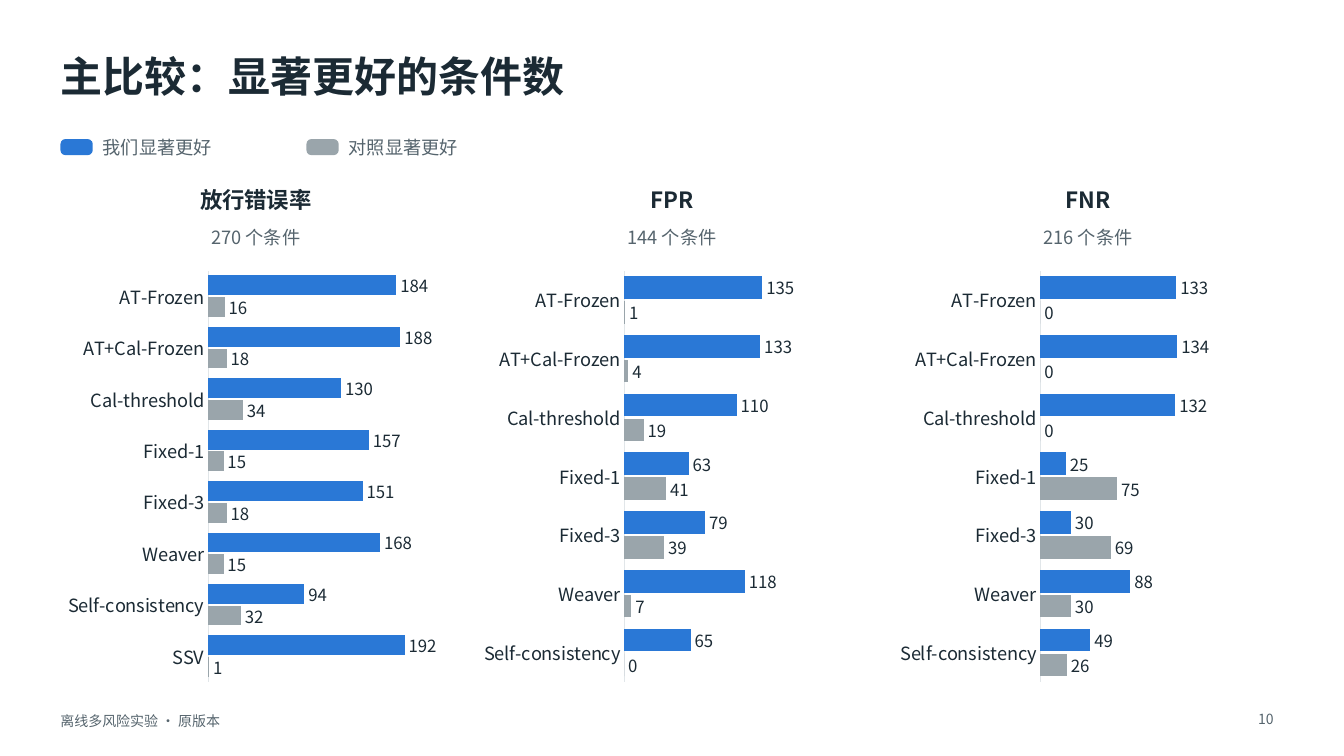
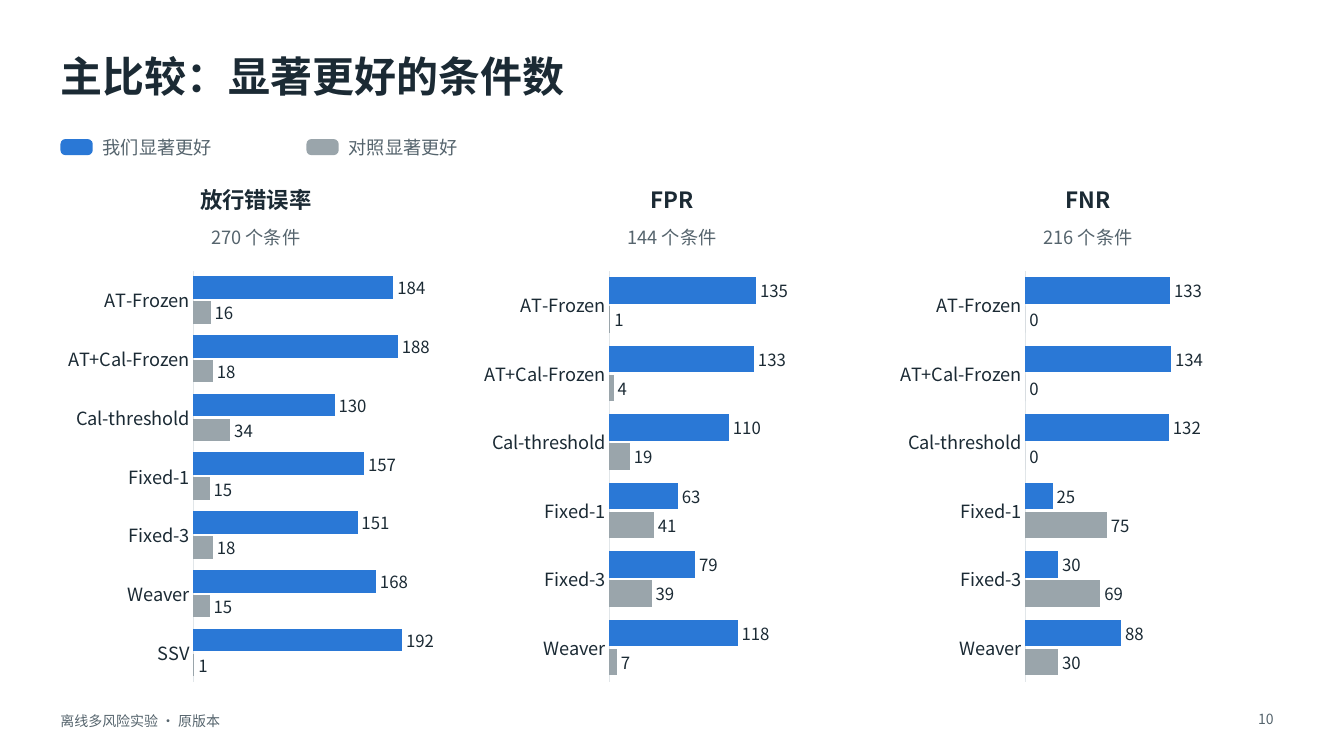
Before and after one commit to toz015/verification_generation_experiment, a slide deck: slide 10 of reports/offline_multirisk_20261116_calibrated/deck/离线多风险实验_原版本.pptx. Drawn at 1344x756 pixels with LibreOffice and Linux fonts; fonts in the diff are those of the drawing. Boxes give left, top, right and bottom in pixels: in the first picture for what was removed or moved away, otherwise in the second. Text is boxed around its words. In the diff, an @@ line names an element or a change of style, - is before the commit and + after.

```diff
--- a/reports/offline_multirisk_20261116_calibrated/deck/离线多风险实验_原版本.pptx
+++ b/reports/offline_multirisk_20261116_calibrated/deck/离线多风险实验_原版本.pptx
@@ bar chart at (60,262,452,691) @@
-categories: AT-Frozen, AT+Cal-Frozen, Cal-threshold, Fixed-1, Fixed-3, Weaver, Self-consistency, SSV
+categories: AT-Frozen, AT+Cal-Frozen, Cal-threshold, Fixed-1, Fixed-3, Weaver, SSV
-Series 1: 184, 188, 130, 157, 151, 168, 94, 192
+Series 1: 184, 188, 130, 157, 151, 168, 192
-Series 2: 16, 18, 34, 15, 18, 15, 32, 1
+Series 2: 16, 18, 34, 15, 18, 15, 1
@@ bar chart at (477,262,868,691) @@
-categories: AT-Frozen, AT+Cal-Frozen, Cal-threshold, Fixed-1, Fixed-3, Weaver, Self-consistency
+categories: AT-Frozen, AT+Cal-Frozen, Cal-threshold, Fixed-1, Fixed-3, Weaver
-Series 1: 135, 133, 110, 63, 79, 118, 65
+Series 1: 135, 133, 110, 63, 79, 118
-Series 2: 1, 4, 19, 41, 39, 7, 0
+Series 2: 1, 4, 19, 41, 39, 7
@@ bar chart at (893,262,1285,691) @@
-categories: AT-Frozen, AT+Cal-Frozen, Cal-threshold, Fixed-1, Fixed-3, Weaver, Self-consistency
+categories: AT-Frozen, AT+Cal-Frozen, Cal-threshold, Fixed-1, Fixed-3, Weaver
-Series 1: 133, 134, 132, 25, 30, 88, 49
+Series 1: 133, 134, 132, 25, 30, 88
-Series 2: 0, 0, 0, 75, 69, 30, 26
+Series 2: 0, 0, 0, 75, 69, 30
```
Also in this commit, not shown: 12 other slides changed, 1 slide added, 7 other files.
